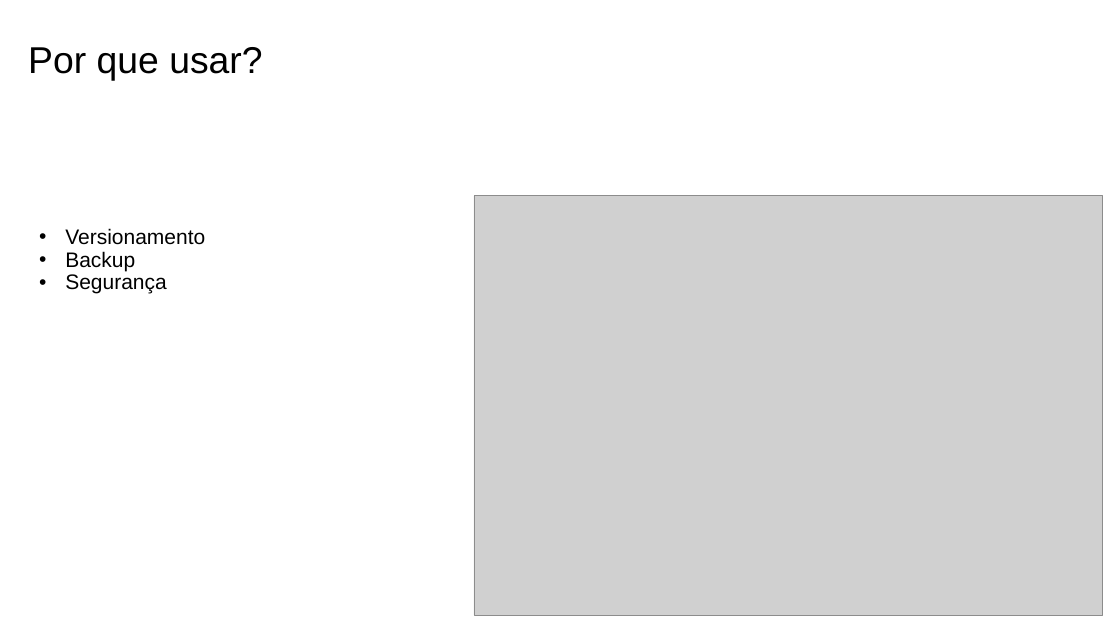
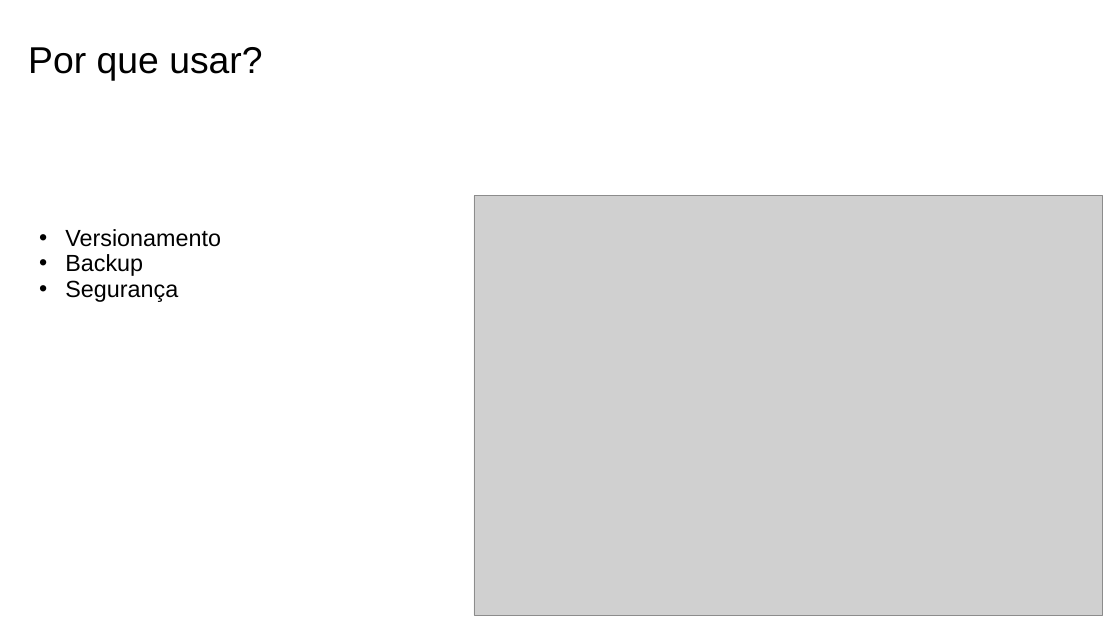
Before and after one commit to yunoguthi/testeCursoGit, a slide deck: slide 7 of git.pptx (slide 5 before the commit). Drawn at 1120x630 pixels with LibreOffice and Linux fonts; fonts in the diff are those of the drawing; grey boxes stand for pictures; background and template pictures are left out. Boxes give left, top, right and bottom in pixels: in the first picture for what was removed or moved away, otherwise in the second. Text is boxed around its words. In the diff, an @@ line names an element or a change of style, - is before the commit and + after.

```diff
--- a/git.pptx
+++ b/git.pptx
@@ text "Versionamento" at <box>65,229,221,302</box>: size 18 to 20 pt @@
```
Also in this commit, not shown: 3 other slides changed, 6 slides added, 1 slide removed, 3 other files.
